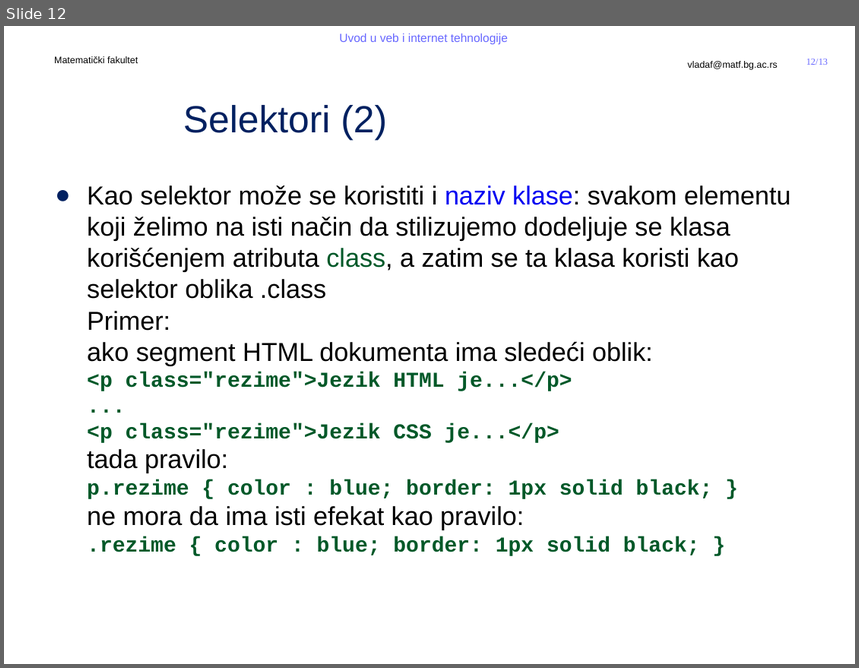
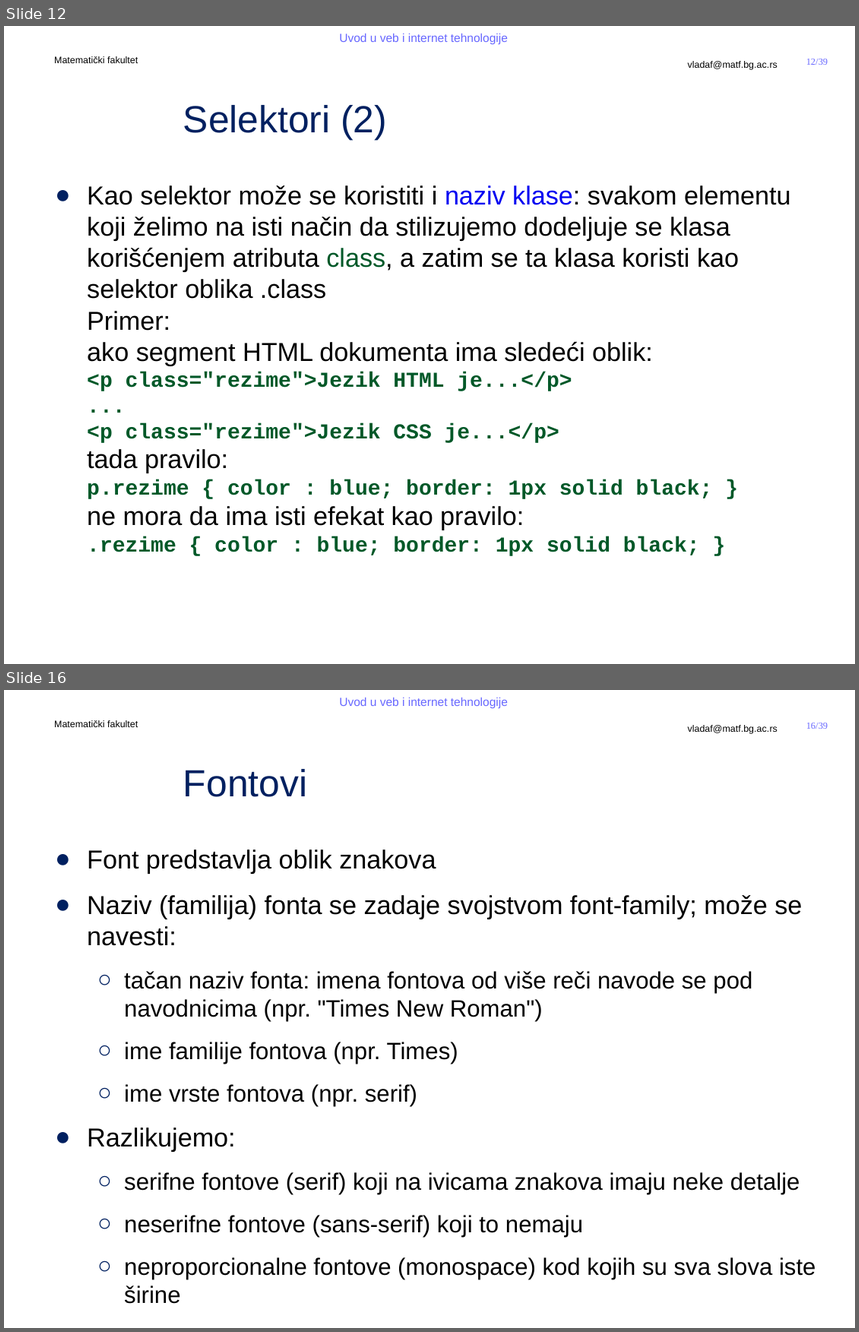
Before and after one commit to MatfUVIT/info, a slide deck: predavanja/prezentacije/UVIT04-01-CSS.pptx. Shown one above the other, each under a label of ours: slide 12 before the commit, slides 12 and 16 after it; the slides between them are not shown. The pictures are 859x668 and 859x1332 pixels, drawn with LibreOffice and Linux fonts; fonts in the diff are those of the drawing; background and template pictures are left out. Boxes give left, top, right and bottom in pixels: in the first picture for what was removed or moved away, otherwise in the second. Text is boxed around its words. In the diff, an @@ line names an element or a change of style, - is before the commit and + after.

```diff
--- a/predavanja/prezentacije/UVIT04-01-CSS.pptx
+++ b/predavanja/prezentacije/UVIT04-01-CSS.pptx
@@ slide 16 added at [4,690,855,1328], background #FFFFFF; not listed: 5 template elements that a slide beside it also shows @@
@@ title added at [183,769,307,797], 32 pt, text #002060 @@
+Fontovi
@@ text added at [87,850,816,1304], 20 pt, text #000000 @@
+● Font predstavlja oblik znakova
+● Naziv (familija) fonta se zadaje svojstvom font-family; može se navesti:
+  ○ tačan naziv fonta: imena fontova od više reči navode se pod navodnicima (npr. "Times New Roman")
+  ○ ime familije fontova (npr. Times)
+  ○ ime vrste fontova (npr. serif)
+● Razlikujemo:
+  ○ serifne fontove (serif) koji na ivicama znakova imaju neke detalje
+  ○ neserifne fontove (sans-serif) koji to nemaju
+  ○ neproporcionalne fontove (monospace) kod kojih su sva slova iste širine
@@ page number at [807,59,828,65]: text changed @@
-12/13
+12/39
```
Also in this commit, not shown: 1 slide changed, 25 other slides added, 3 other files.
